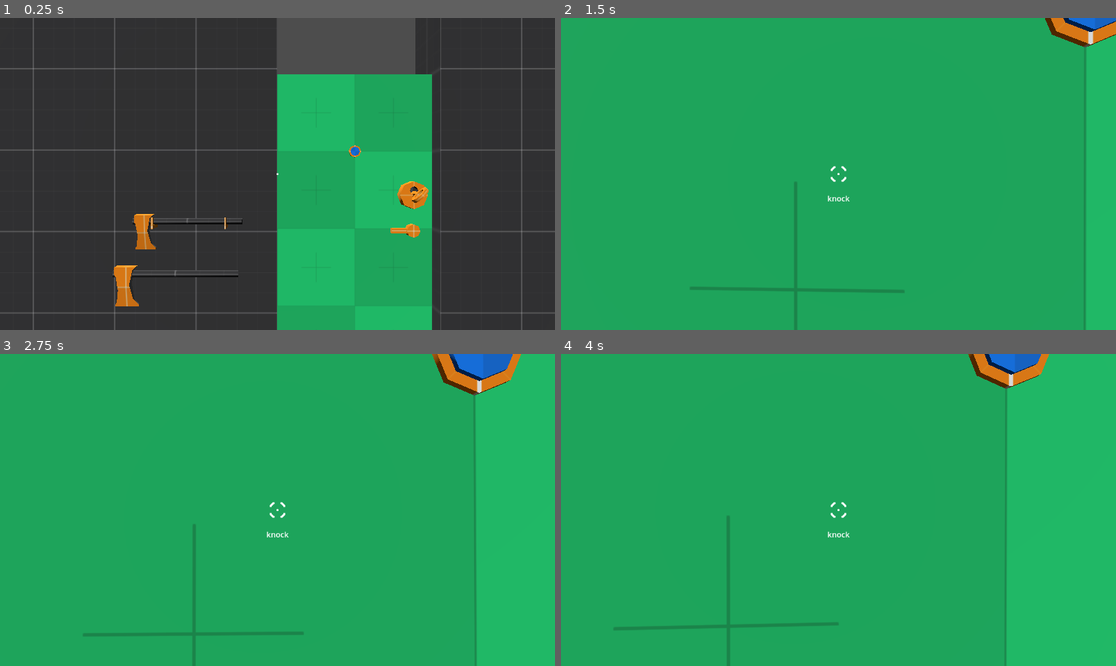
Above: before the commit, frames 1-4 (two rows, left to right).
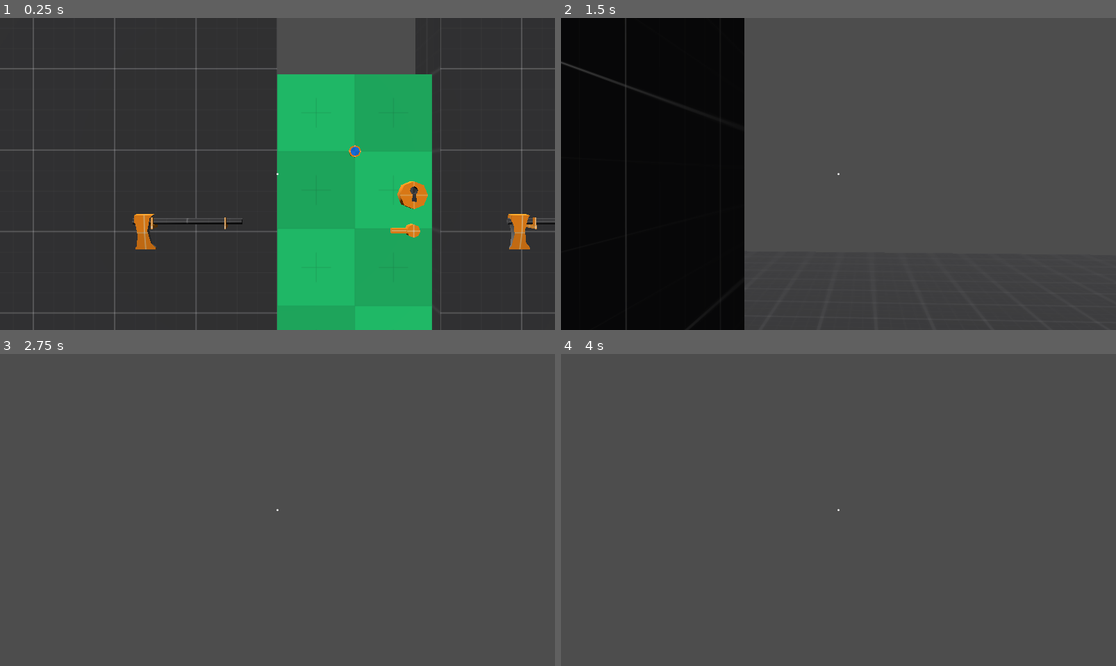
Above: after the commit, the same moments.

Repository: imberny/godot-oop-interface-demo
Game: Godot game, scene res://src/main.tscn
Two runs of this game, one before a commit and one after it. Both use one fixed random seed, a clock stepped at 60 frames per second and the inputs below.
Inputs (mouse positions are in pixels of both pictures, inside the frame that each line leads up to):
- Up to frame 1 (0.25 s): no input
- Up to frame 2 (1.5 s): tap Enter (ui_accept) at 0.5, 0.77 s; move the mouse to (866, 174) at 0.52 s; hold E (interact) 0.53-1.28 s; hold W (move_forward) from 0.53 s (still down); click (866, 174) at 0.8 s; move the mouse to (810, 174) at 1.27 s; click (810, 174) at 1.35 s
- Up to frame 3 (2.75 s): keep holding W (move_forward); tap Enter (ui_accept) at 1.52, 2 s; tap E (interact) at 1.55 s; move the mouse to (288, 503) at 2.02 s; hold E (interact) from 2.03 s (still down); click (288, 503) at 2.3 s
- Up to frame 4 (4 s): keep holding W (move_forward); tap Enter (ui_accept) at 2.75, 3.02, 3.5, 3.77 s; move the mouse to (832, 516) at 2.77 s; release E (interact) at 2.78 s; click (832, 516) at 2.85 s; tap E (interact) at 3.05 s; move the mouse to (877, 513) at 3.52 s; hold F from 3.53 s (still down); click (877, 513) at 3.8 s

The runs differ from the first frame. In frame 1, 1.1% of the frame differs, in the area x 20-100%, y 54-93%; in frame 2, 100%; in frame 3, 100%, in the area x 0-100%, y 0-100%; in frame 4, 100%.

Commit message:
Add basic axe attacl

Diff:
--- a/project.godot
+++ b/project.godot
@@ -71,6 +71,12 @@
 , Object(InputEventJoypadButton,"resource_local_to_scene":false,"resource_name":"","device":-1,"button_index":2,"pressure":0.0,"pressed":false,"script":null)
 ]
 }
+attack={
+"deadzone": 0.2,
+"events": [Object(InputEventMouseButton,"resource_local_to_scene":false,"resource_name":"","device":-1,"window_id":0,"alt_pressed":false,"shift_pressed":false,"ctrl_pressed":false,"meta_pressed":false,"button_mask":0,"position":Vector2(0, 0),"global_position":Vector2(0, 0),"factor":1.0,"button_index":1,"canceled":false,"pressed":false,"double_click":false,"script":null)
+, Object(InputEventJoypadButton,"resource_local_to_scene":false,"resource_name":"","device":-1,"button_index":10,"pressure":0.0,"pressed":false,"script":null)
+]
+}
 
 [layer_names]
 
--- a/src/game_objects/door/appartment_door.gd
+++ b/src/game_objects/door/appartment_door.gd
@@ -17,3 +17,10 @@
 
 @onready var _door: Door = $Door
 @onready var _key_lock: KeyLock = $Door/KeyLock
+
+
+func _ready() -> void:
+	if Engine.is_editor_hint():
+		return
+
+	_door.tree_exiting.connect(queue_free)
--- a/src/game_objects/door/door.tscn
+++ b/src/game_objects/door/door.tscn
@@ -1,8 +1,9 @@
-[gd_scene load_steps=30 format=3 uid="uid://cea6u4voyhnuk"]
+[gd_scene load_steps=31 format=3 uid="uid://cea6u4voyhnuk"]
 
 [ext_resource type="Script" uid="uid://bvahxbs0pja5j" path="res://src/game_objects/door/door.gd" id="1_dyg4d"]
 [ext_resource type="Script" uid="uid://cbsvbnfsy53et" path="res://src/game_objects/door/interactable.gd" id="2_dyg4d"]
 [ext_resource type="Material" uid="uid://dyx4l6ea0am6f" path="res://addons/prototype_mini_bundle/M_prototype_green.tres" id="2_vaedx"]
+[ext_resource type="Script" uid="uid://b8mc5xumjt3kj" path="res://src/game_objects/door/hurtable.gd" id="3_qxsa1"]
 [ext_resource type="AudioStream" uid="uid://c00ikvep5ygq8" path="res://assets/sfx/door/door_open_creak.mp3" id="4_dyg4d"]
 [ext_resource type="AudioStream" uid="uid://b0k548udphxhf" path="res://assets/sfx/door/door_close.mp3" id="4_wepa6"]
 [ext_resource type="AudioStream" uid="uid://3w0fr20uijo7" path="res://assets/sfx/door/door_close_creak.mp3" id="5_bdnah"]
@@ -271,6 +272,10 @@
 script = ExtResource("2_dyg4d")
 metadata/_custom_type_script = "uid://ce4ve28fu8o2b"
 
+[node name="Hurtable" type="Node" parent="."]
+script = ExtResource("3_qxsa1")
+metadata/_custom_type_script = "uid://cu2rw2dvul8tf"
+
 [node name="AnimationPlayer" type="AnimationPlayer" parent="."]
 libraries = {
 &"": SubResource("AnimationLibrary_w038q")
--- /dev/null
+++ b/src/game_objects/door/hurtable.gd
@@ -0,0 +1,5 @@
+extends Hurtable
+
+
+func hurt(_damage: int) -> void:
+	get_parent().queue_free()
--- a/src/game_objects/peep_hole/peep_hole.tscn
+++ b/src/game_objects/peep_hole/peep_hole.tscn
@@ -4,16 +4,16 @@
 [ext_resource type="Material" uid="uid://7to3kb1tisdd" path="res://addons/prototype_mini_bundle/M_prototype_orange.tres" id="2_tlm7b"]
 [ext_resource type="Script" uid="uid://dxsl83h711dsc" path="res://src/game_objects/peep_hole/input_controller.gd" id="2_uxt4y"]
 [ext_resource type="Material" uid="uid://brj2jayoo0l0d" path="res://addons/prototype_mini_bundle/M_prototype_blue.tres" id="3_phj77"]
-[ext_resource type="Script" uid="uid://csjccrhj5wnx7" path="res://addons/phantom_camera/scripts/phantom_camera/phantom_camera_3d.gd" id="4_phj77"]
-[ext_resource type="Script" uid="uid://8umksf8e80fw" path="res://addons/phantom_camera/scripts/resources/tween_resource.gd" id="5_uxt4y"]
+[ext_resource type="Script" uid="uid://csjccrhj5wnx7" path="res://addons/phantom_camera/scripts/phantom_camera/phantom_camera_3d.gd" id="5_p6p0h"]
+[ext_resource type="Script" uid="uid://8umksf8e80fw" path="res://addons/phantom_camera/scripts/resources/tween_resource.gd" id="6_8s6ep"]
 
 [sub_resource type="CylinderShape3D" id="CylinderShape3D_c4ueu"]
 height = 0.135773
 radius = 0.0415039
 
-[sub_resource type="Resource" id="Resource_e33ba"]
-script = ExtResource("5_uxt4y")
-duration = 0.5
+[sub_resource type="Resource" id="Resource_u5qft"]
+script = ExtResource("6_8s6ep")
+duration = 0.3
 transition = 0
 ease = 2
 
@@ -52,6 +52,6 @@
 
 [node name="PhantomCamera3D" type="Node3D" parent="."]
 transform = Transform3D(-1, 0, 8.74228e-08, 0, 1, 0, -8.74228e-08, 0, -1, 0, 0, 0.0815207)
-script = ExtResource("4_phj77")
-tween_resource = SubResource("Resource_e33ba")
+script = ExtResource("5_p6p0h")
+tween_resource = SubResource("Resource_u5qft")
 metadata/_custom_type_script = "uid://csjccrhj5wnx7"
--- a/src/game_objects/player/controllable.gd
+++ b/src/game_objects/player/controllable.gd
@@ -5,14 +5,17 @@
 @export var _interactor_ray: InteractorRay
 
 @export_group("Movement")
-@export var speed_max := 5.0
-@export var acceleration := 8.0
-@export var deceleration := 12.0
+@export var _speed_max := 5.0
+@export var _acceleration := 8.0
+@export var _deceleration := 12.0
+
+@export_group("Combat")
+@export var _primary_weapon: WeaponSlot
 
 var _velocity: Vector3
 
 
-func turn(turn_amount: Vector2, delta: float) -> void:
+func turn(turn_amount: Vector2, _delta: float) -> void:
 	_body.rotation.y -= turn_amount.x
 	_head.rotation.x -= turn_amount.y
 	_head.rotation.x = clampf(_head.rotation.x, -PI + 0.2, PI - 0.2)
@@ -20,9 +23,9 @@
 
 func move(motion: Vector3, delta: float) -> void:
 	var local_motion := _body.basis * motion
-	var desired_velocity := local_motion * speed_max
+	var desired_velocity := local_motion * _speed_max
 	# https://www.rorydriscoll.com/2016/03/07/frame-rate-independent-damping-using-lerp/
-	_velocity = _velocity.lerp(desired_velocity, 1.0 - exp(-acceleration * delta))
+	_velocity = _velocity.lerp(desired_velocity, 1.0 - exp(-_acceleration * delta))
 	_body.velocity = _velocity
 	_body.move_and_slide()
 
@@ -31,8 +34,14 @@
 	match action:
 		&"interact":
 			_try_interact()
+		&"attack":
+			_try_attack()
 
 
 func _try_interact() -> void:
 	if _interactor_ray.can_interact():
 		_interactor_ray.interact()
+
+
+func _try_attack() -> void:
+	_primary_weapon.swing()
--- /dev/null
+++ b/src/game_objects/player/hitscan_ray.gd
@@ -0,0 +1,19 @@
+class_name HitscanRay extends RayCast3D
+
+@export var damage := 10
+@export var range := 1.0
+
+
+func hit() -> void:
+	if is_colliding():
+		_perform_hit()
+
+
+func _perform_hit() -> void:
+	var collider := get_collider()
+	var hurtable := Hurtable.try_get(collider)
+	if hurtable:
+		hurtable.hurt(damage)
+		return
+
+	# spawn hit particles
--- a/src/game_objects/player/player.tscn
+++ b/src/game_objects/player/player.tscn
@@ -1,18 +1,19 @@
-[gd_scene load_steps=19 format=3 uid="uid://ba70lpbiuylqs"]
-
-[ext_resource type="Script" uid="uid://csjccrhj5wnx7" path="res://addons/phantom_camera/scripts/phantom_camera/phantom_camera_3d.gd" id="1_5qyn1"]
+[gd_scene load_steps=25 format=3 uid="uid://ba70lpbiuylqs"]
+
 [ext_resource type="Script" uid="uid://d11g6j6epkwhl" path="res://src/game_objects/player/controllable.gd" id="1_utwn8"]
 [ext_resource type="Script" uid="uid://ciymxqhx63nfk" path="res://src/game_objects/player/inventory.gd" id="2_e6o28"]
 [ext_resource type="Script" uid="uid://dkrme8bfexf72" path="res://src/game_objects/player/gearable.gd" id="2_eihwr"]
-[ext_resource type="Script" uid="uid://8umksf8e80fw" path="res://addons/phantom_camera/scripts/resources/tween_resource.gd" id="2_utwn8"]
 [ext_resource type="Script" uid="uid://dh287iypl4fn7" path="res://src/game_objects/player/interactor_ray.gd" id="4_14xgr"]
+[ext_resource type="Script" uid="uid://csjccrhj5wnx7" path="res://addons/phantom_camera/scripts/phantom_camera/phantom_camera_3d.gd" id="4_wq4yp"]
+[ext_resource type="Script" uid="uid://8umksf8e80fw" path="res://addons/phantom_camera/scripts/resources/tween_resource.gd" id="5_57otq"]
 [ext_resource type="Script" uid="uid://db7l5srisnhgb" path="res://src/ui/screen_center.gd" id="5_c3o6i"]
 [ext_resource type="Texture2D" uid="uid://csu4d0voimucb" path="res://assets/sprites/crosshair/0381.png" id="6_1nyg1"]
-[ext_resource type="Script" uid="uid://dom7hsyhy7gu4" path="res://src/game_objects/player/attachment_slot.gd" id="6_737k0"]
 [ext_resource type="Script" uid="uid://csv3s3f34p5tr" path="res://src/game_objects/player/interaction_label.gd" id="6_qy1rq"]
+[ext_resource type="Script" uid="uid://bki0lgxd45dq1" path="res://src/game_objects/player/hitscan_ray.gd" id="7_57otq"]
 [ext_resource type="Texture2D" uid="uid://brcxhrqa8b8m" path="res://assets/sprites/crosshair/dot.png" id="7_c3o6i"]
 [ext_resource type="Texture2D" uid="uid://dyyjxnim5r11p" path="res://assets/sprites/crosshair/0382.png" id="7_e6o28"]
 [ext_resource type="Texture2D" uid="uid://x5vx6r6plu8j" path="res://assets/sprites/crosshair/0383.png" id="8_c3o6i"]
+[ext_resource type="Script" uid="uid://d18jiyxq517u4" path="res://src/game_objects/player/weapon_slot.gd" id="8_tvavd"]
 [ext_resource type="Texture2D" uid="uid://4utkg2omndgl" path="res://assets/sprites/crosshair/0384.png" id="9_1c7qw"]
 [ext_resource type="Script" uid="uid://whhhuu7iqfwe" path="res://src/game_objects/player/crosshair.gd" id="12_1c7qw"]
 
@@ -20,11 +21,173 @@
 radius = 0.4
 height = 1.6
 
-[sub_resource type="Resource" id="Resource_14xgr"]
-script = ExtResource("2_utwn8")
-duration = 0.5
+[sub_resource type="Resource" id="Resource_wq4yp"]
+script = ExtResource("5_57otq")
+duration = 0.3
 transition = 0
 ease = 2
+metadata/_custom_type_script = "uid://8umksf8e80fw"
+
+[sub_resource type="Animation" id="Animation_tvavd"]
+length = 0.001
+tracks/0/type = "value"
+tracks/0/imported = false
+tracks/0/enabled = true
+tracks/0/path = NodePath("Head/PrimaryWeaponSlot:position")
+tracks/0/interp = 1
+tracks/0/loop_wrap = true
+tracks/0/keys = {
+"times": PackedFloat32Array(0),
+"transitions": PackedFloat32Array(1),
+"update": 0,
+"values": [Vector3(0.194404, -0.294709, -0.531128)]
+}
+tracks/1/type = "value"
+tracks/1/imported = false
+tracks/1/enabled = true
+tracks/1/path = NodePath("Head/PrimaryWeaponSlot:rotation")
+tracks/1/interp = 1
+tracks/1/loop_wrap = true
+tracks/1/keys = {
+"times": PackedFloat32Array(0),
+"transitions": PackedFloat32Array(1),
+"update": 0,
+"values": [Vector3(0.10312, -3.12468, 0.162857)]
+}
+
+[sub_resource type="Animation" id="Animation_57otq"]
+resource_name = "axe_swing_1"
+length = 0.66667
+tracks/0/type = "value"
+tracks/0/imported = false
+tracks/0/enabled = true
+tracks/0/path = NodePath("Head/PrimaryWeaponSlot:position")
+tracks/0/interp = 2
+tracks/0/loop_wrap = true
+tracks/0/keys = {
+"times": PackedFloat32Array(0, 0.1, 0.166667, 0.233333, 0.366667, 0.666667),
+"transitions": PackedFloat32Array(1, 1, 1, 1, 1, 1),
+"update": 0,
+"values": [Vector3(0.194404, -0.294709, -0.531128), Vector3(0.376992, -0.313038, -0.465295), Vector3(0.417702, -0.385879, -0.465295), Vector3(0.417702, -0.385879, -0.704957), Vector3(0.417702, -0.584988, -0.910552), Vector3(0.194404, -0.294709, -0.531128)]
+}
+tracks/1/type = "value"
+tracks/1/imported = false
+tracks/1/enabled = true
+tracks/1/path = NodePath("Head/PrimaryWeaponSlot:rotation")
+tracks/1/interp = 2
+tracks/1/loop_wrap = true
+tracks/1/keys = {
+"times": PackedFloat32Array(0, 0.1, 0.166667, 0.233333, 0.366667, 0.666667),
+"transitions": PackedFloat32Array(1, 1, 1, 1, 1, 1),
+"update": 0,
+"values": [Vector3(0.10312, -3.12468, 0.162857), Vector3(-0.33184, -3.1238, 0.155319), Vector3(-0.898227, -3.11459, 0.139991), Vector3(1.01158, -3.10988, 0.188001), Vector3(1.46373, -2.98353, 0.318293), Vector3(0.10312, -3.12468, 0.162857)]
+}
+tracks/2/type = "method"
+tracks/2/imported = false
+tracks/2/enabled = true
+tracks/2/path = NodePath("Head/PrimaryWeaponSlot")
+tracks/2/interp = 1
+tracks/2/loop_wrap = true
+tracks/2/keys = {
+"times": PackedFloat32Array(0.233333),
+"transitions": PackedFloat32Array(1),
+"values": [{
+"args": [],
+"method": &"hit"
+}]
+}
+
+[sub_resource type="Animation" id="Animation_6r0gm"]
+resource_name = "axe_swing_2"
+length = 0.66667
+tracks/0/type = "value"
+tracks/0/imported = false
+tracks/0/enabled = true
+tracks/0/path = NodePath("Head/PrimaryWeaponSlot:position")
+tracks/0/interp = 2
+tracks/0/loop_wrap = true
+tracks/0/keys = {
+"times": PackedFloat32Array(0, 0.1, 0.166667, 0.233333, 0.366667, 0.666667),
+"transitions": PackedFloat32Array(1, 1, 1, 1, 1, 1),
+"update": 0,
+"values": [Vector3(0.194404, -0.294709, -0.531128), Vector3(0.328513, -0.313038, -0.465295), Vector3(0.328513, -0.313038, -0.422485), Vector3(0.20484, -0.313038, -0.422485), Vector3(0.392641, -0.313038, -0.494927), Vector3(0.194404, -0.294709, -0.531128)]
+}
+tracks/1/type = "value"
+tracks/1/imported = false
+tracks/1/enabled = true
+tracks/1/path = NodePath("Head/PrimaryWeaponSlot:rotation")
+tracks/1/interp = 2
+tracks/1/loop_wrap = true
+tracks/1/keys = {
+"times": PackedFloat32Array(0, 0.1, 0.166667, 0.233333, 0.366667, 0.666667),
+"transitions": PackedFloat32Array(1, 1, 1, 1, 1, 1),
+"update": 0,
+"values": [Vector3(0.10312, -3.12468, 0.162857), Vector3(-0.872665, -3.12414, -0.546288), Vector3(-1.30551, -3.12414, -0.546288), Vector3(1.18508, -3.44877, 0.312414), Vector3(1.61792, -3.34056, 0.0977384), Vector3(0.10312, -3.12468, 0.162857)]
+}
+tracks/2/type = "method"
+tracks/2/imported = false
+tracks/2/enabled = true
+tracks/2/path = NodePath("Head/PrimaryWeaponSlot")
+tracks/2/interp = 1
+tracks/2/loop_wrap = true
+tracks/2/keys = {
+"times": PackedFloat32Array(0.233333),
+"transitions": PackedFloat32Array(1),
+"values": [{
+"args": [],
+"method": &"hit"
+}]
+}
+
+[sub_resource type="Animation" id="Animation_wq4yp"]
+resource_name = "axe_swing_3"
+length = 0.66667
+tracks/0/type = "value"
+tracks/0/imported = false
+tracks/0/enabled = true
+tracks/0/path = NodePath("Head/PrimaryWeaponSlot:position")
+tracks/0/interp = 2
+tracks/0/loop_wrap = true
+tracks/0/keys = {
+"times": PackedFloat32Array(0, 0.1, 0.166667, 0.233333, 0.366667, 0.666667),
+"transitions": PackedFloat32Array(1, 1, 1, 1, 1, 1),
+"update": 0,
+"values": [Vector3(0.194404, -0.294709, -0.531128), Vector3(-0.071, -0.335, -0.491), Vector3(-0.071, -0.37, -0.491), Vector3(0.069, -0.37, -0.491), Vector3(0.069, -0.37, -0.491), Vector3(0.194404, -0.294709, -0.531128)]
+}
+tracks/1/type = "value"
+tracks/1/imported = false
+tracks/1/enabled = true
+tracks/1/path = NodePath("Head/PrimaryWeaponSlot:rotation")
+tracks/1/interp = 2
+tracks/1/loop_wrap = true
+tracks/1/keys = {
+"times": PackedFloat32Array(0, 0.1, 0.166667, 0.233333, 0.366667, 0.666667),
+"transitions": PackedFloat32Array(1, 1, 1, 1, 1, 1),
+"update": 0,
+"values": [Vector3(0.10312, -3.12468, 0.162857), Vector3(-0.548033, -3.45052, -0.16057), Vector3(-0.980875, -3.45052, -0.16057), Vector3(1.40324, -3.66694, -0.0523599), Vector3(2.16072, -3.66694, -0.0523599), Vector3(0.10312, -3.12468, 0.162857)]
+}
+tracks/2/type = "method"
+tracks/2/imported = false
+tracks/2/enabled = true
+tracks/2/path = NodePath("Head/PrimaryWeaponSlot")
+tracks/2/interp = 1
+tracks/2/loop_wrap = true
+tracks/2/keys = {
+"times": PackedFloat32Array(0.233333),
+"transitions": PackedFloat32Array(1),
+"values": [{
+"args": [],
+"method": &"hit"
+}]
+}
+
+[sub_resource type="AnimationLibrary" id="AnimationLibrary_kf77g"]
+_data = {
+&"RESET": SubResource("Animation_tvavd"),
+&"axe_swing_1": SubResource("Animation_57otq"),
+&"axe_swing_2": SubResource("Animation_6r0gm"),
+&"axe_swing_3": SubResource("Animation_wq4yp")
+}
 
 [sub_resource type="SpriteFrames" id="SpriteFrames_3k6e7"]
 animations = [{
@@ -48,11 +211,12 @@
 
 [node name="Player" type="CharacterBody3D"]
 
-[node name="Controllable" type="Node" parent="." node_paths=PackedStringArray("_body", "_head", "_interactor_ray")]
+[node name="Controllable" type="Node" parent="." node_paths=PackedStringArray("_body", "_head", "_interactor_ray", "_primary_weapon")]
 script = ExtResource("1_utwn8")
 _body = NodePath("..")
 _head = NodePath("../Head")
 _interactor_ray = NodePath("../Head/InteractorRay")
+_primary_weapon = NodePath("../Head/PrimaryWeaponSlot")
 metadata/_custom_type_script = "uid://daai380114h0v"
 
 [node name="Gearable" type="Node" parent="." node_paths=PackedStringArray("_inventory")]
@@ -72,9 +236,10 @@
 transform = Transform3D(1, 0, 0, 0, 1, 0, 0, 0, 1, 0, 1.35344, 0)
 
 [node name="PhantomCamera3D" type="Node3D" parent="Head"]
-script = ExtResource("1_5qyn1")
+script = ExtResource("4_wq4yp")
 priority = 5
-tween_resource = SubResource("Resource_14xgr")
+tween_resource = SubResource("Resource_wq4yp")
+tween_on_load = false
 metadata/_custom_type_script = "uid://csjccrhj5wnx7"
 
 [node name="InteractorRay" type="RayCast3D" parent="Head" node_paths=PackedStringArray("_inventory")]
@@ -83,9 +248,22 @@
 script = ExtResource("4_14xgr")
 _inventory = NodePath("../../Inventory")
 
-[node name="PrimaryWeaponSlot" type="RemoteTransform3D" parent="Head"]
-transform = Transform3D(-0.986909, 0.160397, -0.0168217, 0.161277, 0.981526, -0.102937, 8.81387e-08, -0.104303, -0.994546, 0.194404, -0.294709, -0.531128)
-script = ExtResource("6_737k0")
+[node name="HitscanRay" type="RayCast3D" parent="Head"]
+target_position = Vector3(0, 0, -1)
+collision_mask = 7
+script = ExtResource("7_57otq")
+
+[node name="PrimaryWeaponSlot" type="RemoteTransform3D" parent="Head" node_paths=PackedStringArray("anim_player", "hitscan_ray")]
+transform = Transform3D(-0.986909, 0.160397, -0.016822, 0.161277, 0.981526, -0.102937, 3.53902e-07, -0.104303, -0.994546, 0.194404, -0.294709, -0.531128)
+script = ExtResource("8_tvavd")
+anim_player = NodePath("AnimationPlayer")
+hitscan_ray = NodePath("../HitscanRay")
+
+[node name="AnimationPlayer" type="AnimationPlayer" parent="Head/PrimaryWeaponSlot"]
+root_node = NodePath("../../..")
+libraries = {
+&"": SubResource("AnimationLibrary_kf77g")
+}
 
 [node name="CanvasLayer" type="CanvasLayer" parent="."]
 
--- /dev/null
+++ b/src/game_objects/player/weapon_slot.gd
@@ -0,0 +1,16 @@
+class_name WeaponSlot extends AttachmentSlot
+
+@export var anim_player: AnimationPlayer
+@export var hitscan_ray: HitscanRay
+
+
+func swing() -> void:
+	if anim_player.is_playing():
+		return
+
+	var anim: StringName = [&"axe_swing_1", &"axe_swing_2", &"axe_swing_3"].pick_random()
+	anim_player.play(anim)
+
+
+func hit() -> void:
+	hitscan_ray.hit()
--- a/src/input/input_manager.gd
+++ b/src/input/input_manager.gd
@@ -10,6 +10,7 @@
 func _on_tree_node_added(node: Node) -> void:
 	if node is InputController:
 		_input_controllers.push_back(node)
+		node.tree_exiting.connect(_on_tree_exiting.bind(node))
 
 
 func _process(_delta: float) -> void:
@@ -20,3 +21,7 @@
 	Util.enable(main_input_controller)
 	for i in range(1, len(_input_controllers)):
 		Util.disable(_input_controllers[i])
+
+
+func _on_tree_exiting(controller: InputController) -> void:
+	_input_controllers.erase(controller)
--- a/src/input/player_input.gd
+++ b/src/input/player_input.gd
@@ -52,3 +52,5 @@
 func _process_actions() -> void:
 	if Input.is_action_just_pressed("interact"):
 		_controllable.do(&"interact")
+	if Input.is_action_just_pressed("attack"):
+		_controllable.do(&"attack")
--- a/src/interfaces/hurtable.gd
+++ b/src/interfaces/hurtable.gd
@@ -12,4 +12,9 @@
 func get_interface_name() -> StringName:
 	return INTERFACE_NAME
 
+
 #endregion boilerplate
+
+
+func hurt(damage: int) -> void:
+	assert(false, "METHOD NOT IMPLEMENTED")
--- a/src/levels/level.tscn
+++ b/src/levels/level.tscn
@@ -10,8 +10,6 @@
 [ext_resource type="PackedScene" uid="uid://dsp5xvdaklufv" path="res://src/game_objects/axe/axe.tscn" id="7_dv8wo"]
 
 [sub_resource type="Environment" id="Environment_la7um"]
-
-[sub_resource type="CameraAttributesPhysical" id="CameraAttributesPhysical_p6v4a"]
 
 [node name="Level" type="Node3D"]
 script = ExtResource("1_5vox1")
@@ -30,19 +28,15 @@
 [node name="Player" parent="." instance=ExtResource("1_em31m")]
 transform = Transform3D(1, 0, 0, 0, 1, 0, 0, 0, 1, 0, -1.78814e-07, 3.04377)
 
-[node name="AppartmentDoor" parent="." instance=ExtResource("4_w7y1s")]
-transform = Transform3D(0.999999, 0, 0, 0, 1, 0, 0, 0, 0.999999, 0, 0, 0)
-_starts_locked = true
-
 [node name="Camera3D" type="Camera3D" parent="."]
 physics_interpolation_mode = 1
 transform = Transform3D(1, 0, 0, 0, 1, 0, 0, 0, 1, 0, 1.35344, 3.04377)
-attributes = SubResource("CameraAttributesPhysical_p6v4a")
+fov = 37.8493
 
 [node name="PhantomCameraHost" type="Node" parent="Camera3D"]
 process_priority = 300
 process_physics_priority = 300
-script = ExtResource("3_af42n")
+script = ExtResource("4_idw2h")
 metadata/_custom_type_script = "uid://bd046eokvcnu2"
 
 [node name="CSGBox3D" type="CSGBox3D" parent="."]
@@ -66,8 +60,13 @@
 [node name="AxeHolder" parent="." instance=ExtResource("7_2tyx5")]
 transform = Transform3D(1, 0, 0, 0, 1, 0, 0, 0, 1, -0.518705, 1.04705, 0.281236)
 
+[node name="AxeHolder2" parent="." instance=ExtResource("7_2tyx5")]
+transform = Transform3D(1, 0, 0, 0, 1, 0, 0, 0, 1, 1.721, 1.04705, 0.281236)
+
 [node name="Axe" parent="." instance=ExtResource("7_dv8wo")]
 transform = Transform3D(-4.37114e-08, -1, 4.88261e-11, -0.00111705, 7.96047e-15, -0.999999, 0.999999, -4.37114e-08, -0.00111705, -0.518705, 1.08011, 0.33195)
 
 [node name="Axe2" parent="." instance=ExtResource("7_dv8wo")]
-transform = Transform3D(-4.37114e-08, -1, 4.88261e-11, -0.00111705, 7.96047e-15, -0.999999, 0.999999, -4.37114e-08, -0.00111705, -0.518705, 1.08011, 0.67401)
+transform = Transform3D(-4.37114e-08, -1, 4.88261e-11, -0.00111705, 7.96047e-15, -0.999999, 0.999999, -4.37114e-08, -0.00111705, 1.70687, 1.08011, 0.33195)
+
+[node name="AppartmentDoor" parent="." instance=ExtResource("4_w7y1s")]
Not shown, added: src/game_objects/door/hurtable.gd.uid
Not shown, added: src/game_objects/player/hitscan_ray.gd.uid
Not shown, added: src/game_objects/player/weapon_slot.gd.uid
Not shown: 1 places in src/levels/level.tscn that only renumber resources
